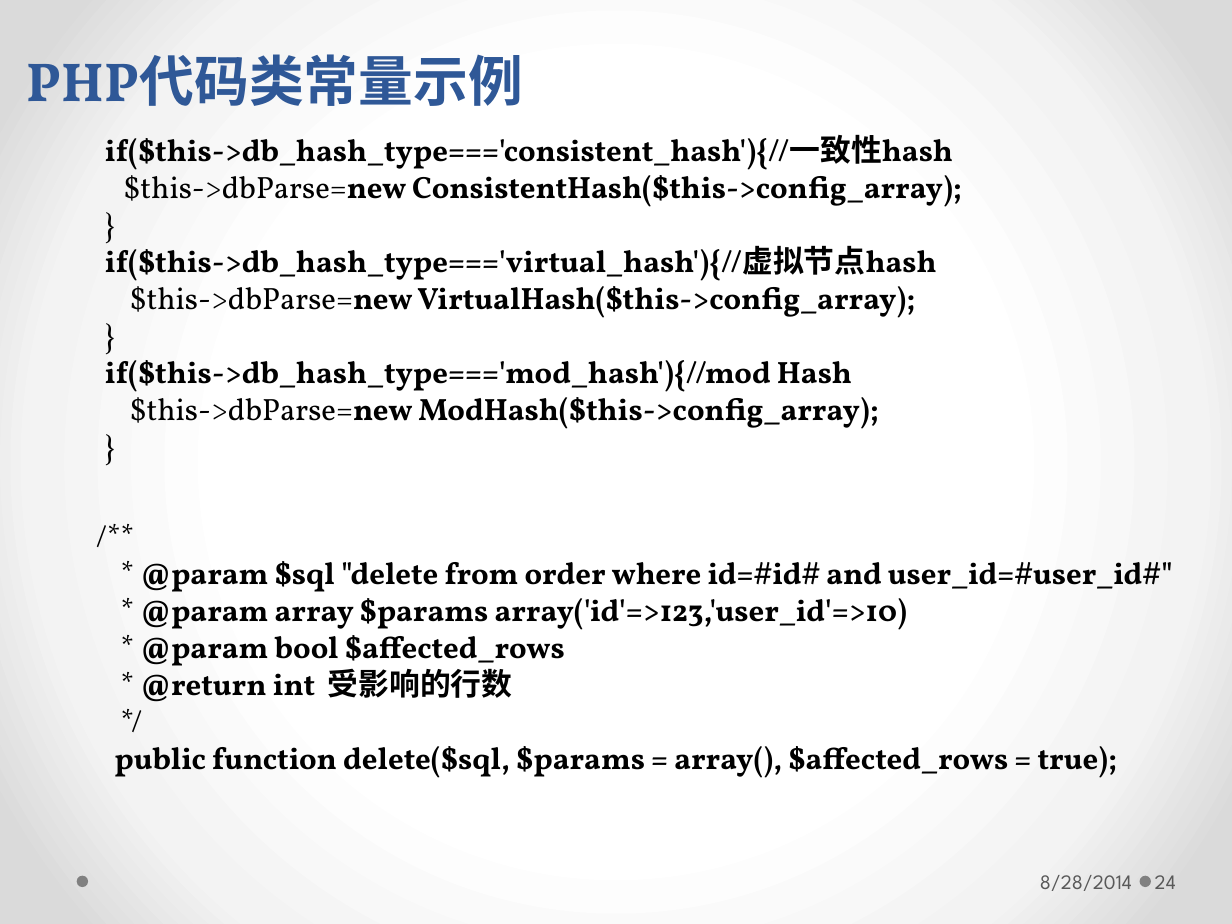
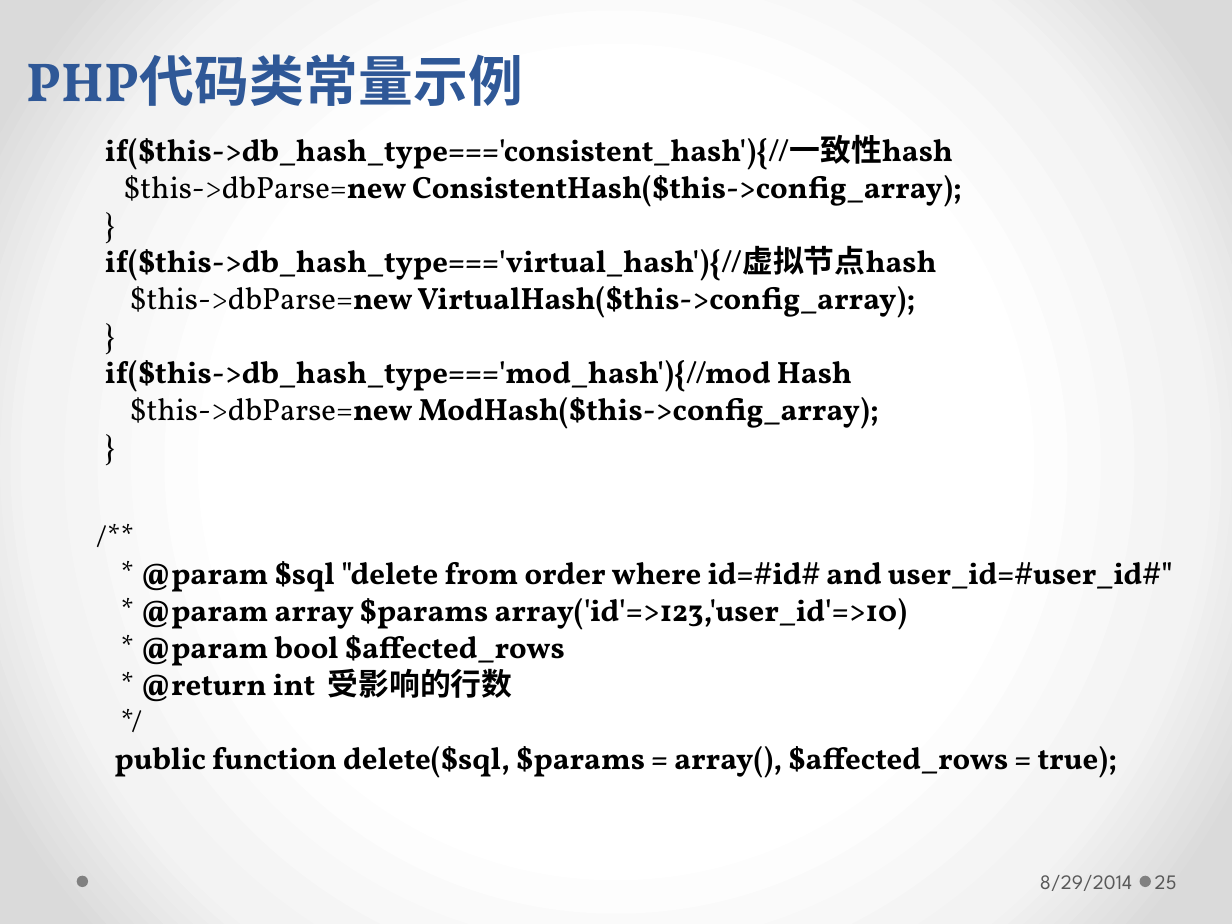
Before and after one commit to longhaisheng/dbroute, a slide deck: slide 25 of dbroute.pptx (slide 24 before the commit). Drawn at 1232x924 pixels with LibreOffice and Linux fonts; fonts in the diff are those of the drawing. Boxes give left, top, right and bottom in pixels: in the first picture for what was removed or moved away, otherwise in the second. Text is boxed around its words. In the diff, an @@ line names an element or a change of style, - is before the commit and + after.

```diff
--- a/dbroute.pptx
+++ b/dbroute.pptx
@@ text at (1040, 875, 1132, 891): text changed @@
-8/28/2014
+8/29/2014
@@ page number at (1155, 875, 1177, 889): text changed @@
-24
+25
```
Also in this commit, not shown: 27 other slides changed, 1 slide added.
